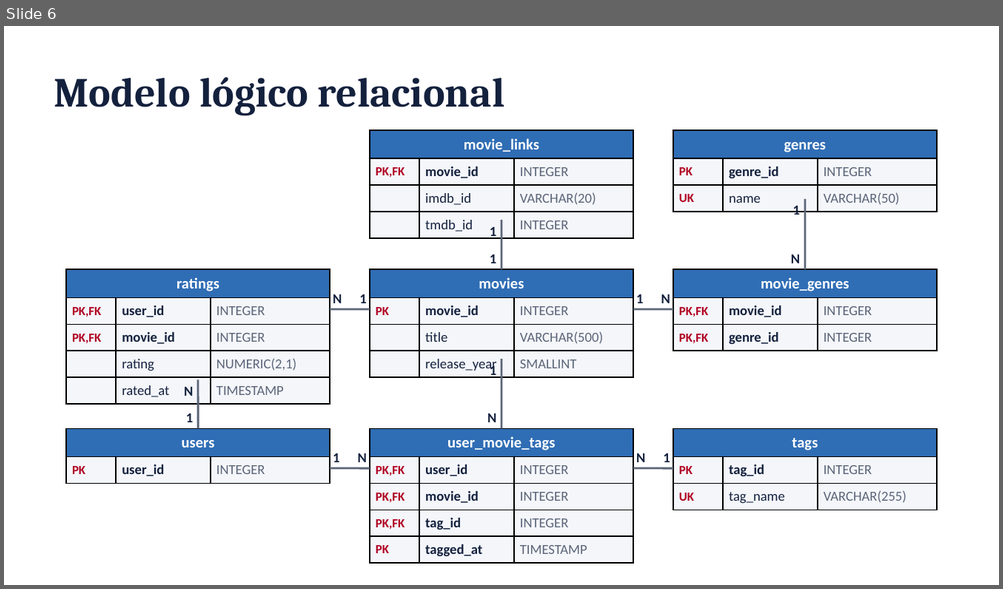
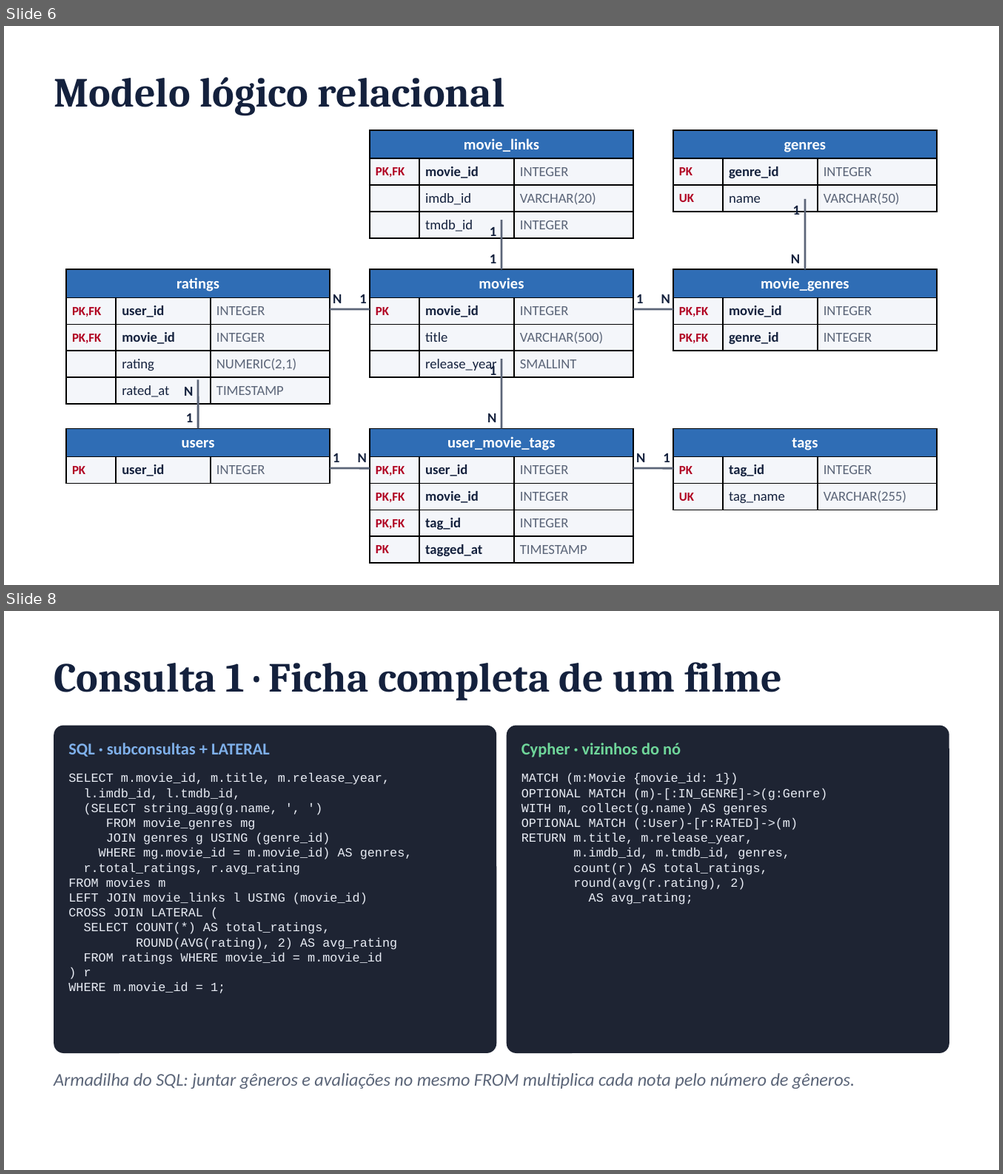
Before and after one commit to FineiasAntonio/BancoDeDados, a slide deck: docs/apresentacao.pptx. Shown one above the other, each under a label of ours: slide 6 before the commit, slides 6 and 8 after it; the slides between them are not shown. The pictures are 1003x589 and 1003x1174 pixels, drawn with LibreOffice and Linux fonts; fonts in the diff are those of the drawing. Boxes give left, top, right and bottom in pixels: in the first picture for what was removed or moved away, otherwise in the second. Text is boxed around its words. In the diff, an @@ line names an element or a change of style, - is before the commit and + after.

```diff
--- a/docs/apresentacao.pptx
+++ b/docs/apresentacao.pptx
@@ slide 8 added at box(4, 611, 999, 1170), background #FFFFFF @@
@@ text added at box(54, 662, 782, 701), 30 pt, text #14213D, bold @@
+Consulta 1 · Ficha completa de um filme
@@ rounded rectangle added at box(54, 726, 496, 1054), fill #1E2433 @@
@@ text added at box(68, 743, 270, 757), 12 pt, text #7FB0EA, bold @@
+SQL · subconsultas + LATERAL
@@ rounded rectangle added at box(506, 726, 949, 1054), fill #1E2433 @@
@@ text added at box(521, 743, 680, 758), 12 pt, text #6FD69A, bold @@
+Cypher · vizinhos do nó
@@ text added at box(68, 773, 412, 994), 9 pt, text #E8ECF4 @@
+SELECT m.movie_id, m.title, m.release_year,
+l.imdb_id, l.tmdb_id,
+(SELECT string_agg(g.name, ', ')
+FROM movie_genres mg
+JOIN genres g USING (genre_id)
+WHERE mg.movie_id = m.movie_id) AS genres,
+r.total_ratings, r.avg_rating
+FROM movies m
+LEFT JOIN movie_links l USING (movie_id)
+CROSS JOIN LATERAL (
+SELECT COUNT(*) AS total_ratings,
+ROUND(AVG(rating), 2) AS avg_rating
+FROM ratings WHERE movie_id = m.movie_id
+) r
+WHERE m.movie_id = 1;
@@ text added at box(521, 773, 827, 905), 9 pt, text #E8ECF4 @@
+MATCH (m:Movie {movie_id: 1})
+OPTIONAL MATCH (m)-[:IN_GENRE]->(g:Genre)
+WITH m, collect(g.name) AS genres
+OPTIONAL MATCH (:User)-[r:RATED]->(m)
+RETURN m.title, m.release_year,
+m.imdb_id, m.tmdb_id, genres,
+count(r) AS total_ratings,
+round(avg(r.rating), 2)
+AS avg_rating;
@@ text added at box(54, 1073, 854, 1089), 13 pt, text #5B6578, italic @@
+Armadilha do SQL: juntar gêneros e avaliações no mesmo FROM multiplica cada nota pelo número de gêneros.
```
Also in this commit, not shown: 5 slides changed, 7 other slides added, 5 slides removed.
